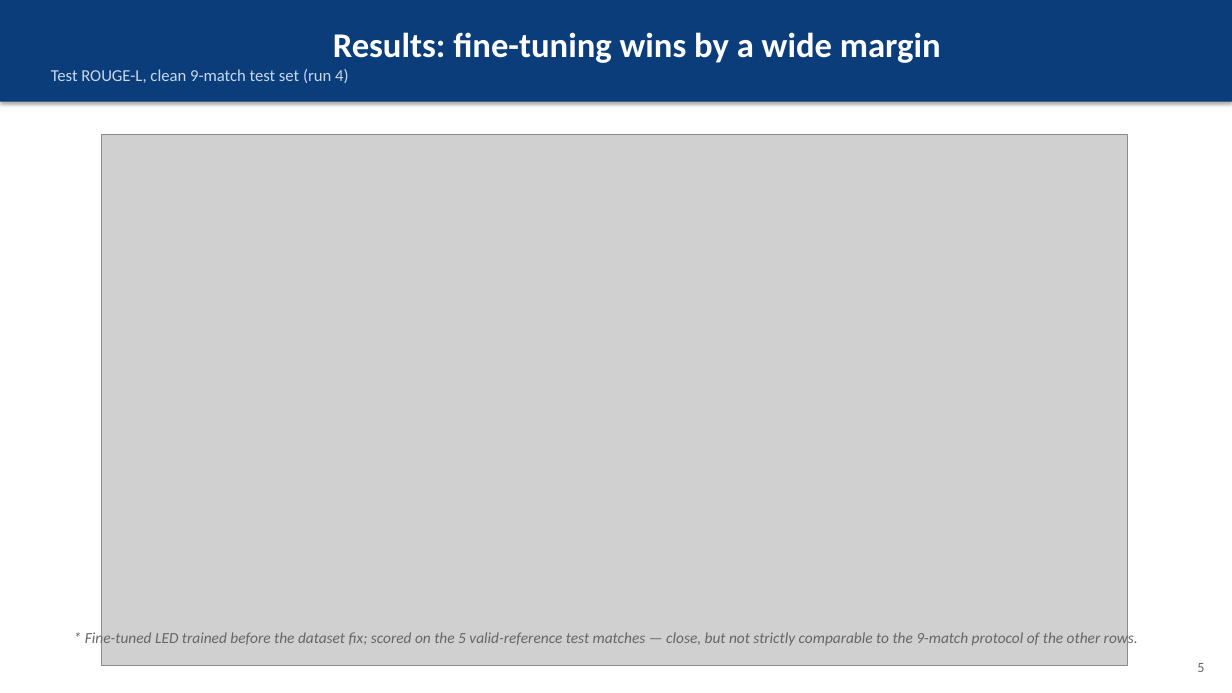
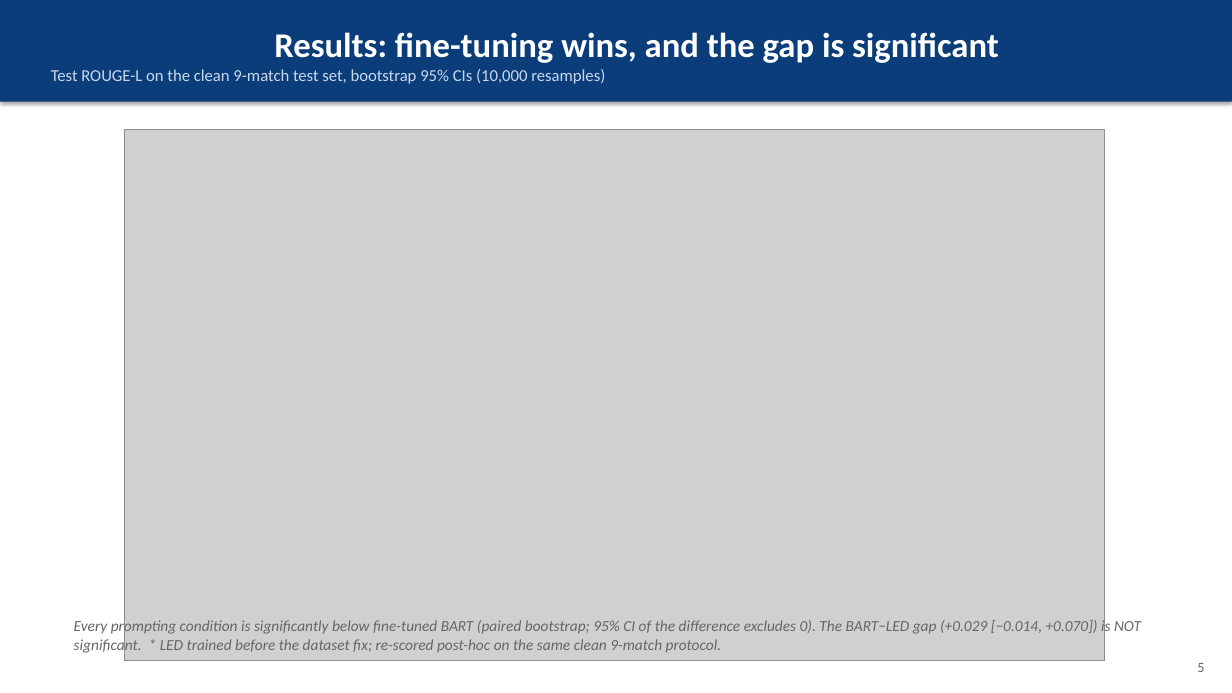
Before and after one commit to christiandalfarra/ANLP_Project, a slide deck: slide 5 of report/slides/ANLP_slides.pptx. Drawn at 1232x693 pixels with LibreOffice and Linux fonts; fonts in the diff are those of the drawing; grey boxes stand for pictures. Boxes give left, top, right and bottom in pixels: in the first picture for what was removed or moved away, otherwise in the second. Text is boxed around its words. In the diff, an @@ line names an element or a change of style, - is before the commit and + after.

```diff
--- a/report/slides/ANLP_slides.pptx
+++ b/report/slides/ANLP_slides.pptx
@@ text in rectangle at (51,32,999,84): text changed @@
-Results: fine-tuning wins by a wide margin
-Test ROUGE-L, clean 9-match test set (run 4)
+Results: fine-tuning wins, and the gap is significant
+Test ROUGE-L on the clean 9-match test set, bootstrap 95% CIs (10,000 resamples)
@@ picture: place and size @@
-picture at (102,134,1128,665)
+picture at (125,129,1104,661)
@@ text at (74,618,1141,654): text changed @@
-* Fine-tuned LED trained before the dataset fix; scored on the 5 valid-reference test matches — close, but not strictly comparable to the 9-match protocol of the other rows.
+Every prompting condition is significantly below fine-tuned BART (paired bootstrap; 95% CI of the difference excludes 0). The BART−LED gap (+0.029 [−0.014, +0.070]) is NOT significant. * LED trained before the dataset fix; re-scored post-hoc on the same clean 9-match protocol.
```
Also in this commit, not shown: 2 other slides changed, 9 other files.
